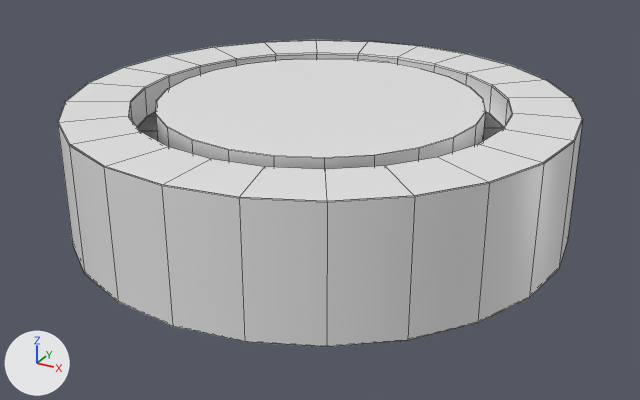
The FBX model Assets/Content/Craft/Parts/Meshes/ElectroMagnet.fbx, before and after one commit.
Before and after are seen from a 50 mm lens placed at (0.812, -1.477, 0.647), pointed at (0.016, -0.03, -0.077). The axes (+X, +Y, +Z) are drawn at lower left. The lights are the same throughout. Mesh edges are drawn as thin lines.
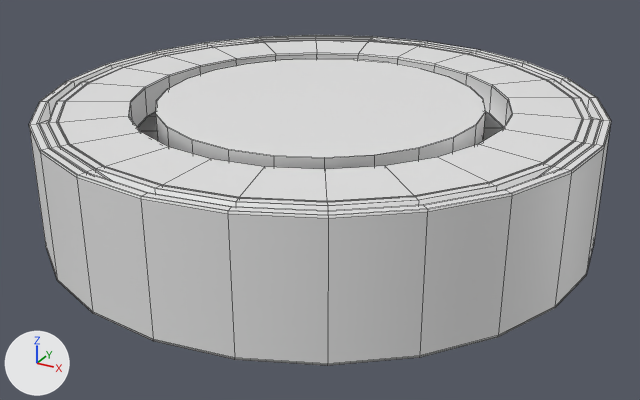
Commit message: Make LatchBase and LatchPetal

The change, as a diff of the scene's bpy script:
```diff
--- a/Assets/Content/Craft/Parts/Meshes/ElectroMagnet.fbx.py
+++ b/Assets/Content/Craft/Parts/Meshes/ElectroMagnet.fbx.py
@@ me_cylinder_004 @@
+me_cylinder_004.from_pydata(...)  # 240 vertices, 240 faces; spans x -0.533..0.533, y -0.533..0.533, z 0.0..0.125
+me_cylinder_004.materials.append(mat_material_002)  # white #e7e7e7
@@ me_cylinder @@
+me_cylinder.from_pydata(...)  # 432 vertices, 432 faces; spans x -0.55..0.55, y -0.55..0.55, z -0.125..0.125
@@ ob_latchpetal @@
+ob_latchpetal = bpy.data.objects.new('LatchPetal', me_cylinder_004)
+ob_latchpetal.location = (0.0, 0.0, 0.0)
@@ ob_latchbase @@
+ob_latchbase = bpy.data.objects.new('LatchBase', me_cylinder)
+ob_latchbase.location = (0.0, 0.0, 0.0)
```

Location of each change, (x1, y1, x2, y2) in pixels of the pictures (640 x 400 px):
'LatchBase', added: after (29, 35, 611, 366)
'LatchPetal', added: after (39, 37, 601, 180)
